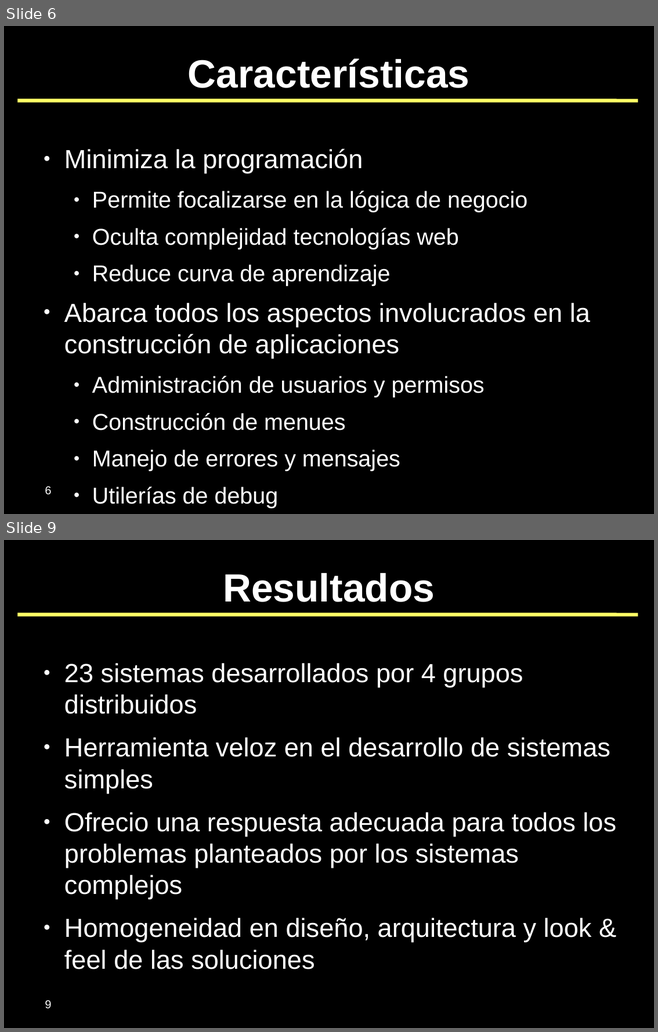
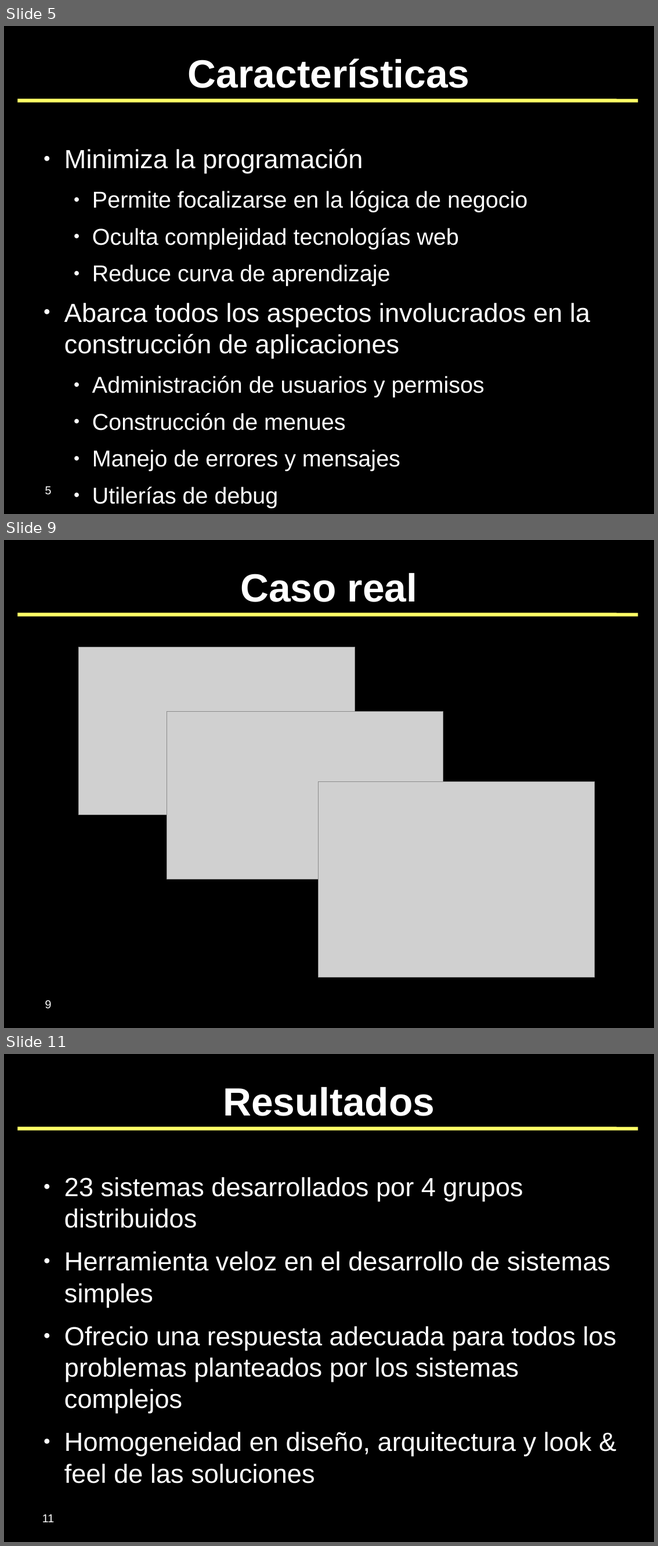
Before and after one commit to SIU-Toba/framework, a slide deck: doc/presentaciones/2007 - JAIIO - SIE.odp. Shown one above the other, each under a label of ours: slides 6 and 9 before the commit, slides 5, 9 and 11 after it; the slides between them are not shown. The pictures are 658x1032 and 658x1546 pixels, drawn with LibreOffice and Linux fonts; fonts in the diff are those of the drawing; grey boxes stand for pictures; background and template pictures are left out. Boxes give left, top, right and bottom in pixels: in the first picture for what was removed or moved away, otherwise in the second. Text is boxed around its words. In the diff, an @@ line names an element or a change of style, - is before the commit and + after.

```diff
--- a/doc/presentaciones/2007 - JAIIO - SIE.odp
+++ b/doc/presentaciones/2007 - JAIIO - SIE.odp
@@ slide 9 added at (x1=4, y1=540, x2=654, y2=1028), background #000000; not listed: 1 template element that a slide beside it also shows @@
@@ title added at (x1=240, y1=573, x2=417, y2=602), 48 pt, text #FFFFFF, bold @@
+Caso real
@@ picture added at (x1=78, y1=647, x2=355, y2=814) @@
@@ picture added at (x1=167, y1=712, x2=443, y2=879) @@
@@ picture added at (x1=318, y1=782, x2=594, y2=977) @@
@@ page number added at (x1=45, y1=1000, x2=52, y2=1009), 14 pt, text #FFFFFF @@
+9
@@ what was slide 6 is now slide 5 @@
@@ page number at (x1=45, y1=486, x2=52, y2=495): text changed @@
-6
+5
@@ what was slide 9 is now slide 11 @@
@@ page number at (x1=42, y1=1514, x2=54, y2=1522): text changed @@
-9
+11
```
Also in this commit, not shown: 2 slides changed, 4 other slides added, 3 slides removed.
